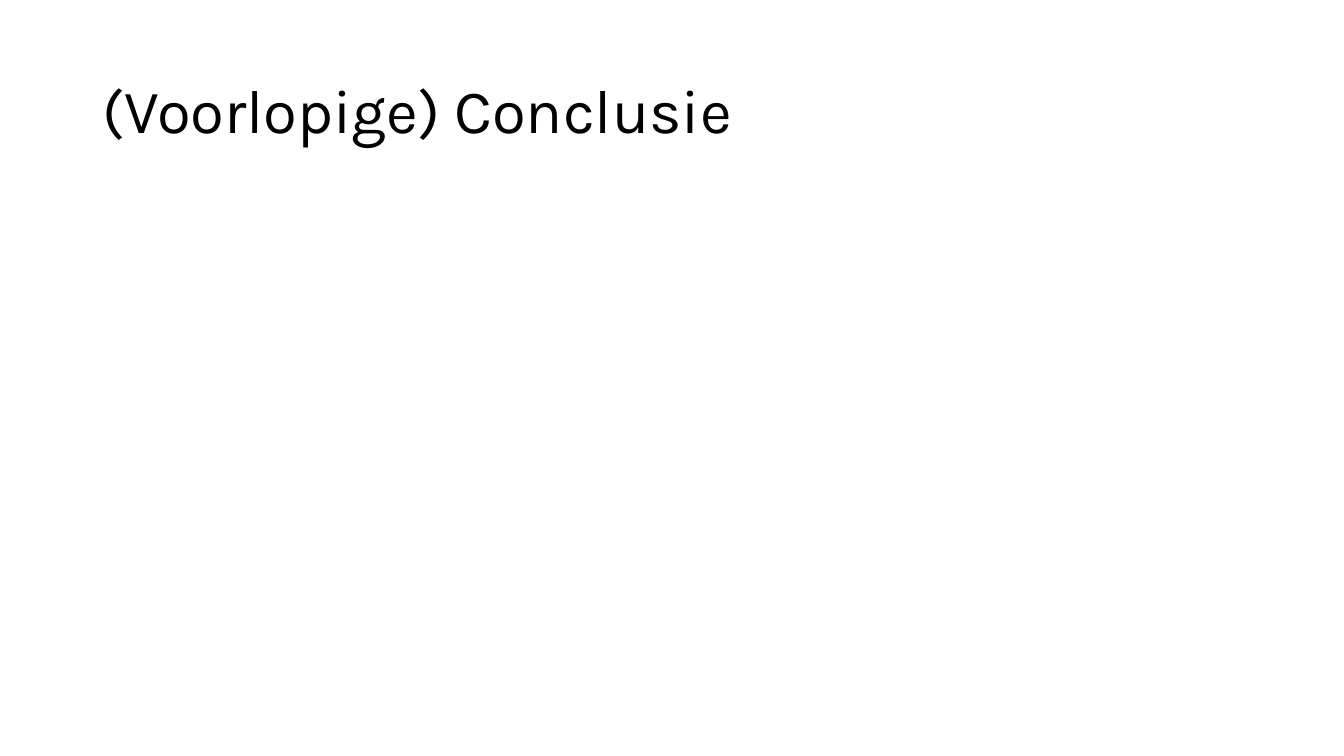
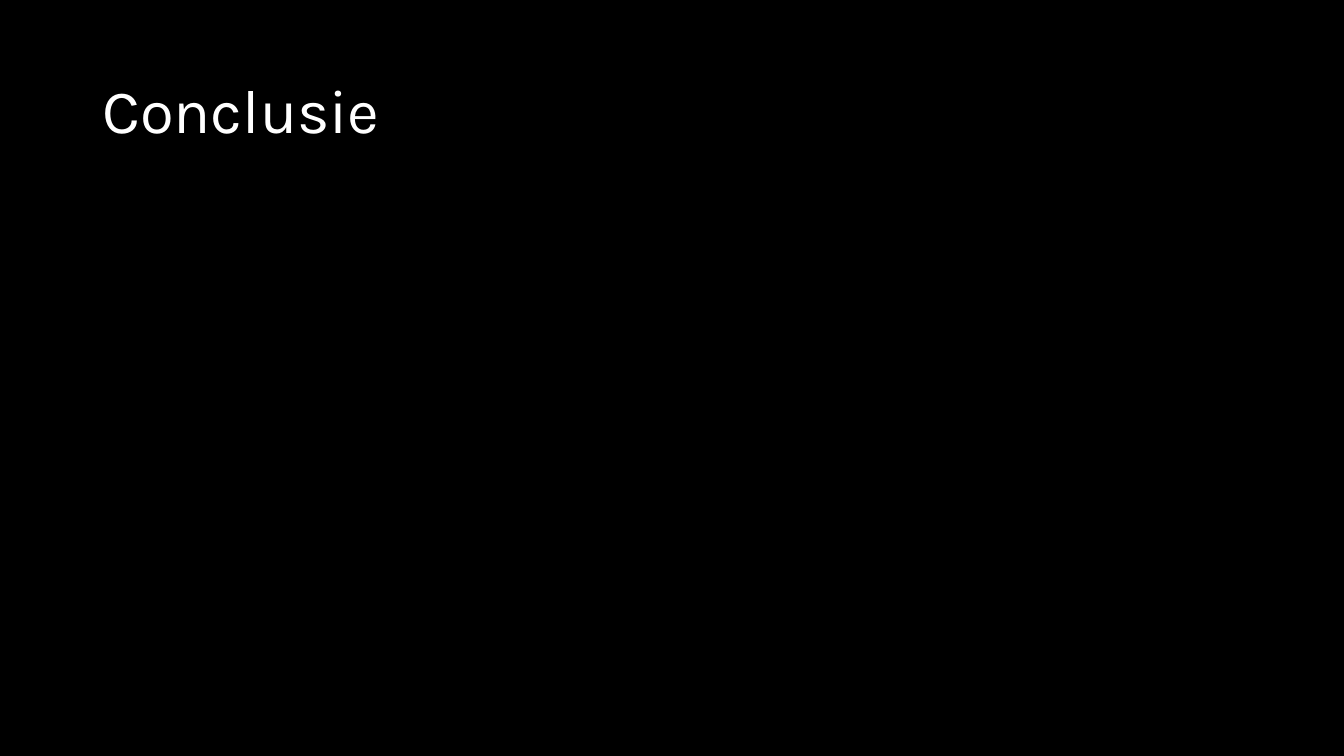
Before and after one commit to WassimBelloum/BetterNS, a slide deck: slide 11 of presentatie_betterns.pptx (slide 9 before the commit). Drawn at 1344x756 pixels with LibreOffice and Linux fonts; fonts in the diff are those of the drawing. Boxes give left, top, right and bottom in pixels: in the first picture for what was removed or moved away, otherwise in the second. Text is boxed around its words. In the diff, an @@ line names an element or a change of style, - is before the commit and + after.

```diff
--- a/presentatie_betterns.pptx
+++ b/presentatie_betterns.pptx
@@ background #FFFFFF to #000000 @@
@@ title at [102, 90, 379, 134]: text changed; text colour #000000 to #FFFFFF @@
-(Voorlopige) Conclusie
+Conclusie
```
Also in this commit, not shown: 3 other slides changed, 7 slides added, 5 slides removed, 7 other files.
